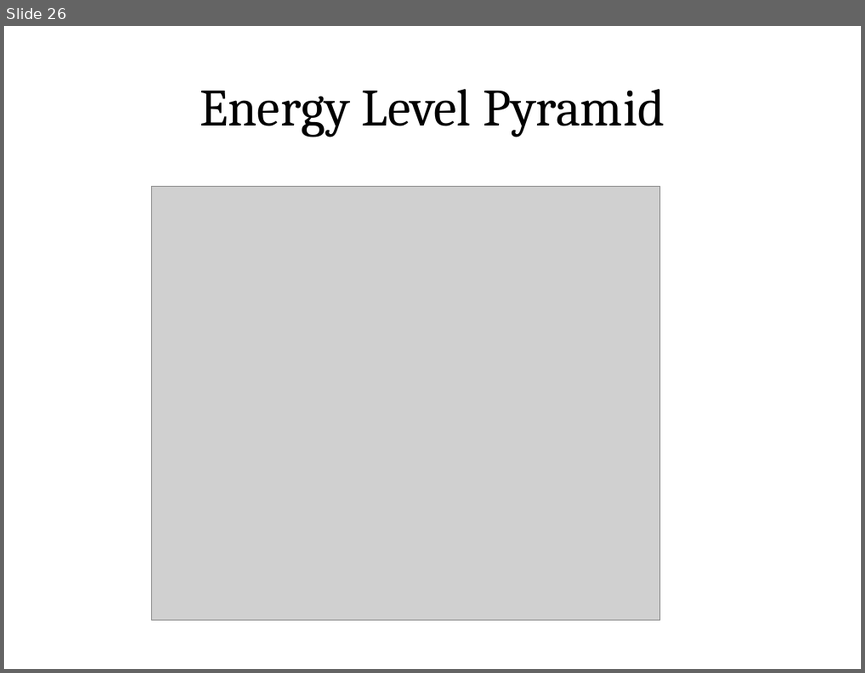
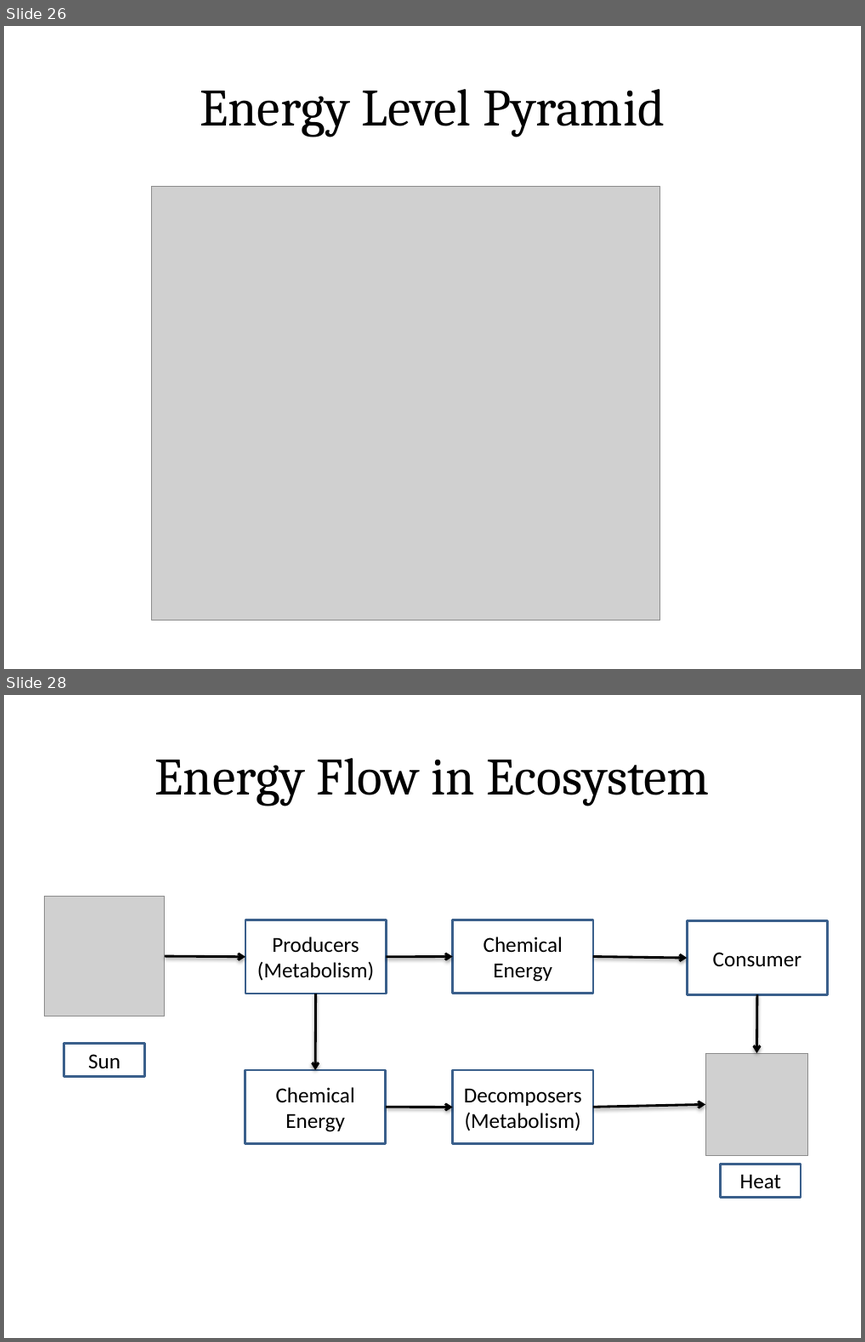
Before and after one commit to rajasekaran36/GE8291-Environmental-Science-and-Engineering, a slide deck: Slides/GE8291-U1.pptx. Shown one above the other, each under a label of ours: slide 26 before the commit, slides 26 and 28 after it; the slides between them are not shown. The pictures are 865x673 and 865x1342 pixels, drawn with LibreOffice and Linux fonts; fonts in the diff are those of the drawing; grey boxes stand for pictures. Boxes give left, top, right and bottom in pixels: in the first picture for what was removed or moved away, otherwise in the second. Text is boxed around its words. In the diff, an @@ line names an element or a change of style, - is before the commit and + after.

```diff
--- a/Slides/GE8291-U1.pptx
+++ b/Slides/GE8291-U1.pptx
@@ slide 28 added at <box>4,695,861,1338</box>, background #FFFFFF @@
@@ title added at <box>46,721,818,828</box>, fill gradient #DAFDA7 to #E4FCC2 to #F5FFE7, outline #98B955 0.75 pt, 44 pt, text #000000 @@
+Energy Flow in Ecosystem
@@ picture added at <box>44,896,166,1016</box> @@
@@ rectangle added at <box>245,919,386,993</box>, outline #3A5F8C 2 pt, 18 pt, text #000000 @@
+Producers
+(Metabolism)
@@ rectangle added at <box>452,919,592,993</box>, outline #3A5F8C 2 pt, 18 pt, text #000000 @@
+Chemical Energy
@@ rectangle added at <box>687,921,828,995</box>, outline #3A5F8C 2 pt, 18 pt, text #000000 @@
+Consumer
@@ arrow added from (164, 956) to (245, 956), #000000 2 pt @@
@@ arrow added from (386, 956) to (452, 956), #000000 2 pt @@
@@ arrow added from (594, 956) to (687, 958), #000000 2 pt @@
@@ arrow added from (316, 993) to (315, 1071), #000000 2 pt @@
@@ arrow added from (757, 995) to (756, 1053), #000000 2 pt @@
@@ rectangle added at <box>64,1043,144,1077</box>, outline #3A5F8C 2 pt, 18 pt, text #000000 @@
+Sun
@@ rectangle added at <box>245,1071,386,1144</box>, outline #3A5F8C 2 pt, 18 pt, text #000000 @@
+Chemical Energy
@@ rectangle added at <box>452,1071,592,1144</box>, outline #3A5F8C 2 pt, 18 pt, text #000000 @@
+Decomposers
+(Metabolism)
@@ picture added at <box>706,1053,809,1156</box> @@
@@ arrow added from (386, 1106) to (452, 1107), #000000 2 pt @@
@@ arrow added from (594, 1106) to (706, 1105), #000000 2 pt @@
@@ rectangle added at <box>721,1163,800,1197</box>, outline #3A5F8C 2 pt, 18 pt, text #000000 @@
+Heat
```
Also in this commit, not shown: 16 other slides added, 1 other file.
